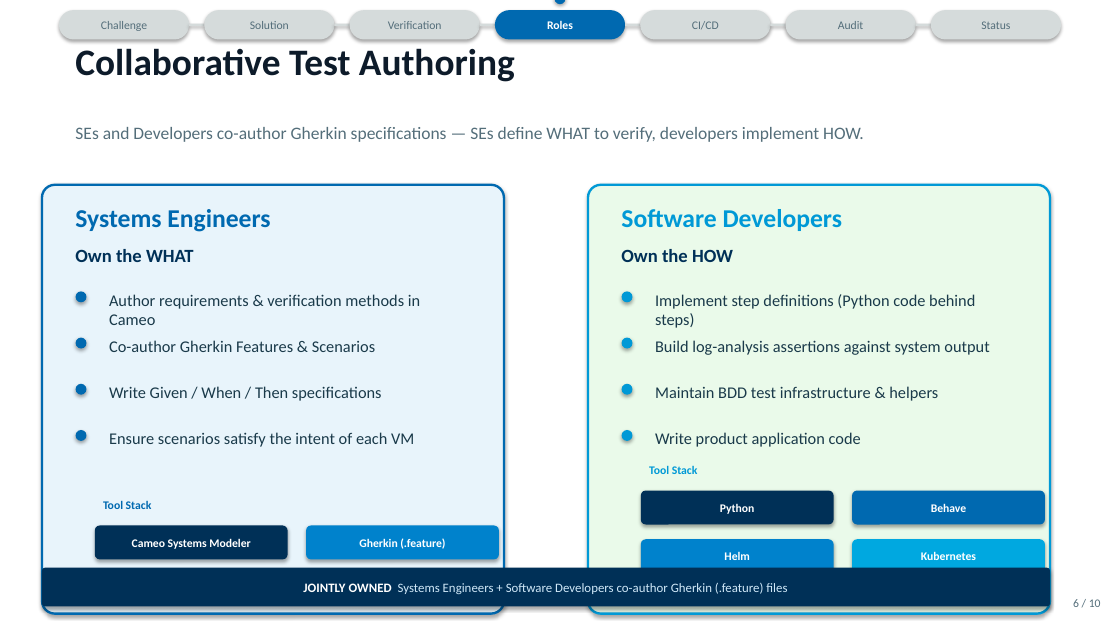
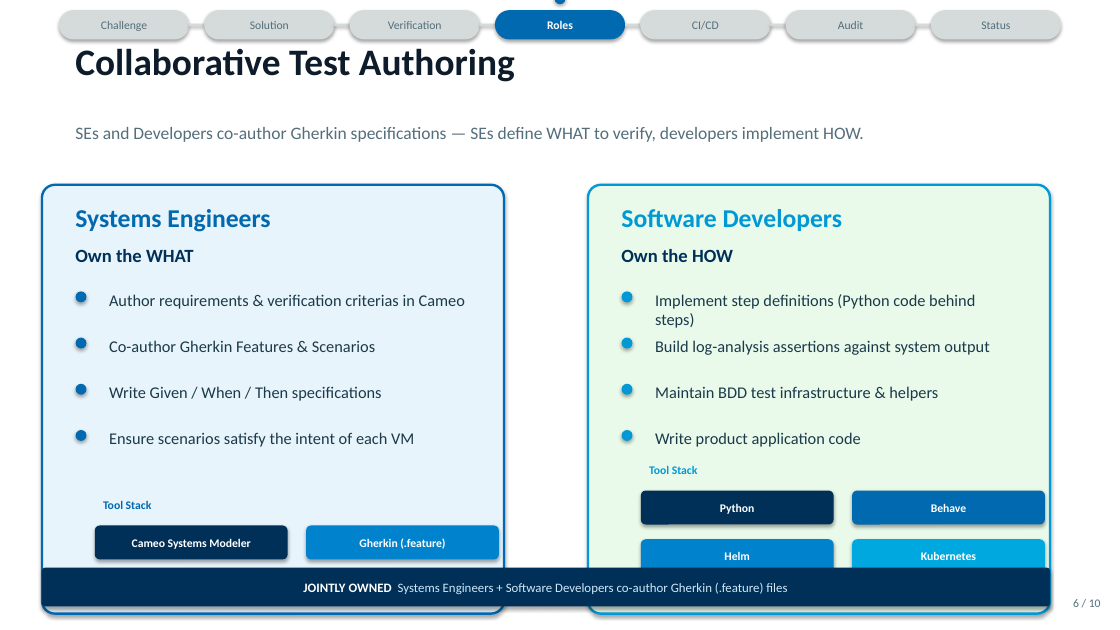
Before and after one commit to blake-perkins/product-pipeline, a slide deck: slide 6 of docs/presentations/MBSE_Pipeline_Executive_Brief.pptx. Drawn at 1120x630 pixels with LibreOffice and Linux fonts; fonts in the diff are those of the drawing. Boxes give left, top, right and bottom in pixels: in the first picture for what was removed or moved away, otherwise in the second. Text is boxed around its words. In the diff, an @@ line names an element or a change of style, - is before the commit and + after.

```diff
--- a/docs/presentations/MBSE_Pipeline_Executive_Brief.pptx
+++ b/docs/presentations/MBSE_Pipeline_Executive_Brief.pptx
@@ text at (x1=109, y1=294, x2=465, y2=309): text changed @@
-Author requirements & verification methods in Cameo
+Author requirements & verification criterias in Cameo
```
Also in this commit, not shown: 5 other slides changed, 1 other file.
